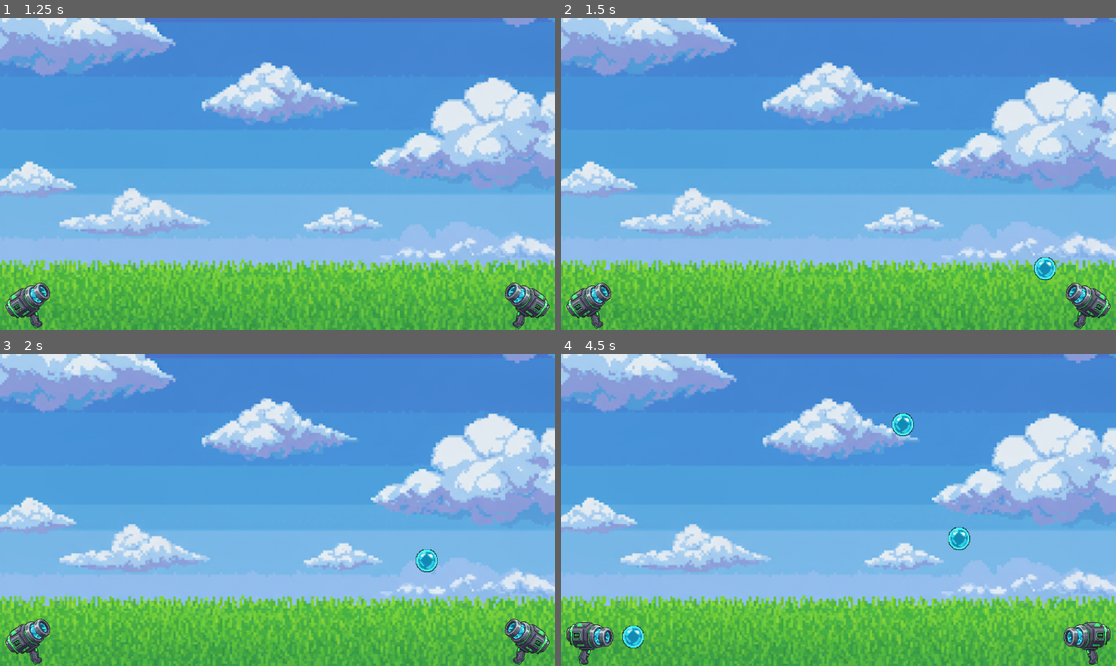
Above: before the commit, frames 1-4 (two rows, left to right).
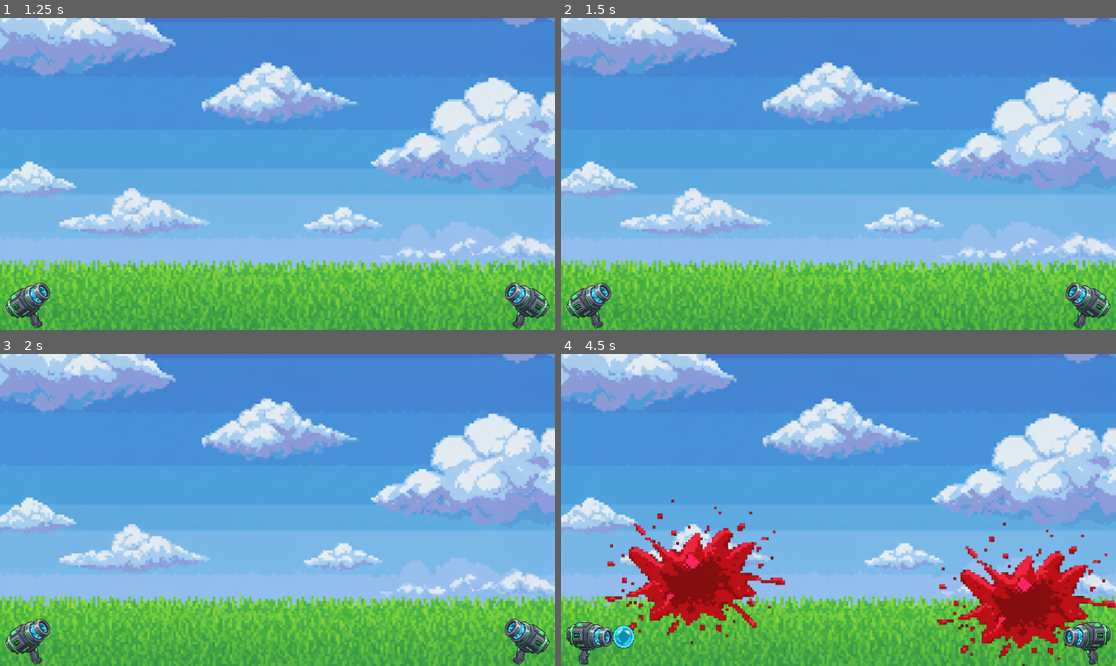
Above: after the commit, the same moments.

Repository: zommerfelds/global-game-jam-2025
Game: Godot game, scene res://nodes/main_scene.tscn
The game is run twice, just before and just after one commit, with the same random seed, the same clock (stepped at 60 frames per second) and the same inputs.
Inputs:
- Up to frame 1 (1.25 s): tap Enter at 0.5 s; hold Up (rotate_ccw_player_1) from 0.53 s (still down)
- Up to frame 2 (1.5 s): release Up (rotate_ccw_player_1) at 1.28 s; hold A from 1.28 s (still down); tap Down (rotate_cw_player_1) at 1.35 s
- Up to frame 3 (2 s): keep holding A
- Up to frame 4 (4.5 s): release A at 2.03 s; hold Space (shoot_player_1) 2.03-2.78 s; tap Up (rotate_ccw_player_1) at 2.85 s; hold Down (rotate_cw_player_1) 3.53-4.28 s; hold A from 3.53 s (still down); tap Space (shoot_player_1) at 4.35 s

Frame 1 is identical in both runs. In frame 2, 0.2% of the frame differs, in the area x 85-90%, y 76-84%; in frame 3, 0.2%; in frame 4, 11%, in the area x 7-100%, y 18-100%.

Commit message:
Bubbles go pop!

Diff:
--- a/nodes/bubble.tscn
+++ b/nodes/bubble.tscn
@@ -6,5 +6,6 @@
 [node name="Bubble" type="Area2D"]
 script = ExtResource("1_4k1xa")
 
-[node name="Sprite2D" type="Sprite2D" parent="."]
+[node name="Sprite" type="Sprite2D" parent="."]
+z_index = 1
 texture = ExtResource("2_qnjsw")
--- a/nodes/chrigus_scene.tscn
+++ b/nodes/chrigus_scene.tscn
@@ -1,7 +1,22 @@
 [gd_scene load_steps=3 format=3 uid="uid://cctyx2rputto7"]
 
 [ext_resource type="Texture2D" uid="uid://u7xpqhihktbk" path="res://assets/icon.svg" id="1_fpl3y"]
-[ext_resource type="Script" path="res://scripts/label.gd" id="2_24k1y"]
+
+[sub_resource type="GDScript" id="GDScript_uq817"]
+script/source = "extends Label
+
+
+# Called when the node enters the scene tree for the first time.
+func _ready() -> void:
+	text = 'Karo, Chrigu, Välu, Yue and Nicku are awesome'
+	set_position(Vector2(200,400))
+
+
+# Called every frame. 'delta' is the elapsed time since the previous frame.
+func _process(delta: float) -> void:
+	set_position(Vector2(position.x + delta*50,400))
+	pass
+"
 
 [node name="Node2D" type="Node2D"]
 
@@ -17,4 +32,4 @@
 offset_right = 313.0
 offset_bottom = 87.0
 text = "Press play to see who is awesome"
-script = ExtResource("2_24k1y")
+script = SubResource("GDScript_uq817")
--- a/nodes/main_scene.tscn
+++ b/nodes/main_scene.tscn
@@ -1,9 +1,10 @@
-[gd_scene load_steps=5 format=3 uid="uid://ylngolvdfx2i"]
+[gd_scene load_steps=6 format=3 uid="uid://ylngolvdfx2i"]
 
 [ext_resource type="Script" path="res://scripts/main_scene.gd" id="1_cggda"]
 [ext_resource type="Texture2D" uid="uid://bho2lrr3hggme" path="res://assets/background.png" id="2_hfgbl"]
 [ext_resource type="Texture2D" uid="uid://bai8jrdgknk8a" path="res://assets/cannon.png" id="3_iqdtu"]
 [ext_resource type="Script" path="res://scripts/player_cannon.gd" id="4_hjojy"]
+[ext_resource type="AudioStream" uid="uid://bhiq6tl3lx6lq" path="res://assets/splat.mp3" id="5_5et1r"]
 
 [node name="MainScene" type="Node2D"]
 script = ExtResource("1_cggda")
@@ -14,6 +15,7 @@
 centered = false
 
 [node name="Player1Cannon" type="Sprite2D" parent="."]
+z_index = 2
 position = Vector2(0, 630)
 scale = Vector2(-1, 1)
 texture = ExtResource("3_iqdtu")
@@ -22,8 +24,12 @@
 player_id = 1
 
 [node name="Player2Cannon" type="Sprite2D" parent="."]
+z_index = 2
 position = Vector2(1000, 640)
 texture = ExtResource("3_iqdtu")
 offset = Vector2(0, 45)
 script = ExtResource("4_hjojy")
 player_id = 2
+
+[node name="Splat" type="AudioStreamPlayer" parent="."]
+stream = ExtResource("5_5et1r")
--- a/scripts/bubble.gd
+++ b/scripts/bubble.gd
@@ -1,9 +1,21 @@
 extends Area2D
 
+signal bubble_burst()
+
 var velocity = Vector2.ZERO
+var burst = false
 
 func _physics_process(delta):
+	if burst: return
 	position += velocity * delta
+
 	if position.y < 0 or position.y > get_viewport().size.y or position.x < 0 or position.y > get_viewport().size.y:
 		position = Vector2.ZERO
 		queue_free()
+
+	if randi() % 100 == 1:
+		velocity = Vector2.ZERO
+		z_index = 0
+		$Sprite.texture = preload("res://assets/splash.png")
+		bubble_burst.emit()
+		burst = true
--- a/scripts/main_scene.gd
+++ b/scripts/main_scene.gd
@@ -11,8 +11,8 @@
 
 # Called when the node enters the scene tree for the first time.
 func _ready() -> void:
-	player_1_cannon.connect("bubble_fired", _on_bubble_fired)
-	player_2_cannon.connect("bubble_fired", _on_bubble_fired)
+	player_1_cannon.bubble_fired.connect(_on_bubble_fired)
+	player_2_cannon.bubble_fired.connect(_on_bubble_fired)
 	player_1_cannon.position.x = 10 + 50
 	player_1_cannon.position.y = get_viewport().size.y - 10 - 50
 	player_2_cannon.position.x = get_viewport().size.x - 10 - 50
@@ -32,7 +32,11 @@
 		direction = Vector2(-1, 0).rotated(-player_2_cannon.angle * PI / 180)
 		bubble.position = player_2_cannon.global_position + direction * 50
 	bubble.velocity = direction * 300 # Adjust speed as needed
+	bubble.bubble_burst.connect(_on_bubble_burst)
 	add_child(bubble)
+
+func _on_bubble_burst():
+	$Splat.play()
 
 # Called every frame. 'delta' is the elapsed time since the previous frame.
 func _process(delta: float) -> void:
--- a/scripts/player_cannon.gd
+++ b/scripts/player_cannon.gd
@@ -23,11 +23,9 @@
 	#	fire_bubble()
 
 func _input(event):
-	if event is InputEventKey and event.pressed:
-		if event.keycode == KEY_SPACE:
-			emit_signal("bubble_fired", 1)
-		elif event.keycode == KEY_A:
-			emit_signal("bubble_fired", 2)
+	if event is InputEventKey and event.is_released():
+		if (event.keycode == KEY_SPACE and player_id == 1) or (event.keycode == KEY_A and player_id == 2):
+			bubble_fired.emit(player_id)
 
 func rotate_cannon(rotation_angle_change: float) -> void:
 	angle = clamp(angle + rotation_angle_change, -90, 0)
Binary file added: assets/splash.png
Not shown, added: assets/splash.png.import
Not shown, added: assets/splat.mp3.import
Not shown, added: assets/splat.mp3
